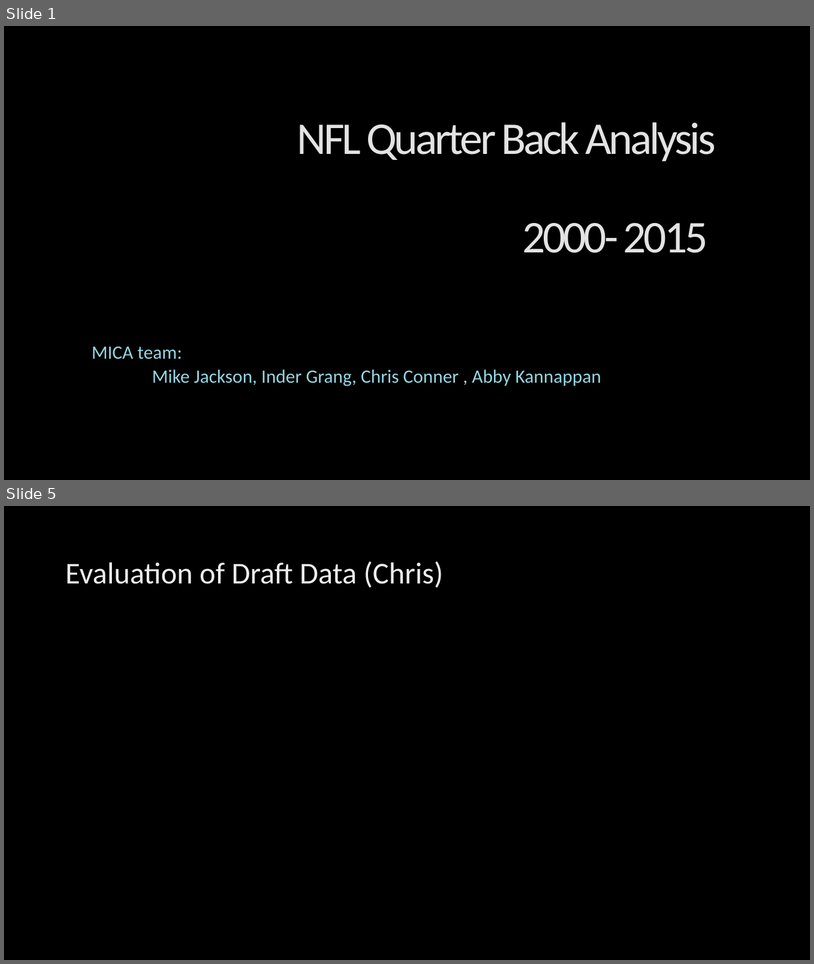
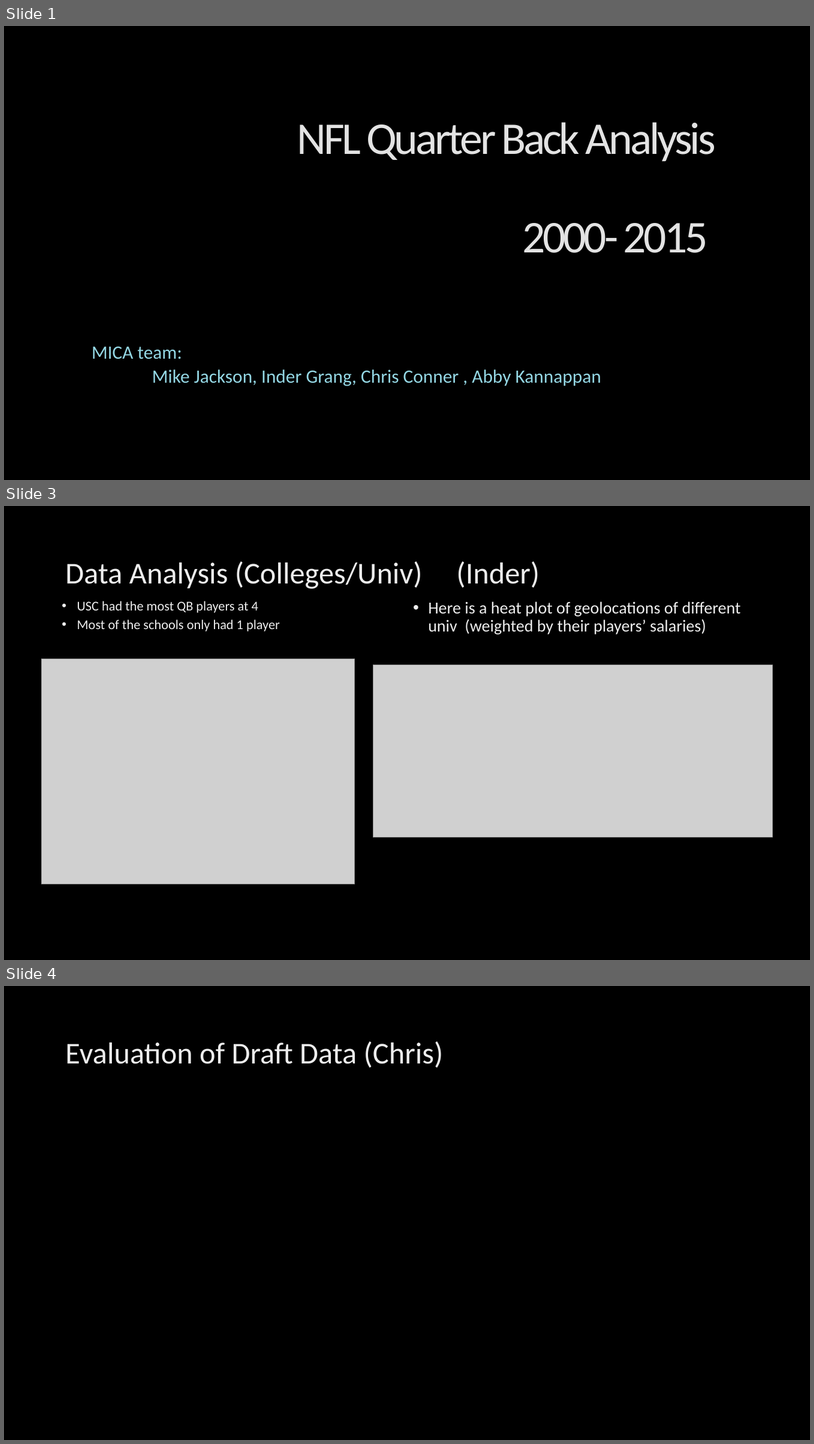
Before and after one commit to mikejackson35/mica_team, a slide deck: NFL QB Draft Statistics.pptx. Shown one above the other, each under a label of ours: slides 1 and 5 before the commit, slides 1, 3 and 4 after it; the slides between them are not shown. The pictures are 814x964 and 814x1444 pixels, drawn with LibreOffice and Linux fonts; fonts in the diff are those of the drawing; grey boxes stand for pictures; background and template pictures are left out. Boxes give left, top, right and bottom in pixels: in the first picture for what was removed or moved away, otherwise in the second. Text is boxed around its words. In the diff, an @@ line names an element or a change of style, - is before the commit and + after.

```diff
--- a/NFL QB Draft Statistics.pptx
+++ b/NFL QB Draft Statistics.pptx
@@ slide 3 added at <box>4,506,810,960</box>, background picture (left out) @@
@@ title added at <box>65,561,540,589</box>, 36 pt, text gradient #BFBFBF to #EDEDED to #FFFFFF @@
+Data Analysis (Colleges/Univ) (Inder)
@@ text added at <box>77,601,280,631</box>, 16 pt, text gradient #BFBFBF to #EDEDED to #FFFFFF @@
+  • USC had the most QB players at 4
+  • Most of the schools only had 1 player
@@ text added at <box>428,601,741,634</box>, 20 pt, text gradient #BFBFBF to #EDEDED to #FFFFFF @@
+• Here is a heat plot of geolocations of different univ (weighted by their players’ salaries)
@@ picture added at <box>42,658,355,884</box> @@
@@ picture added at <box>374,665,773,837</box> @@
@@ what was slide 5 is now slide 4 @@
```
Also in this commit, not shown: 1 slide changed, 2 slides removed, 2 other files.
